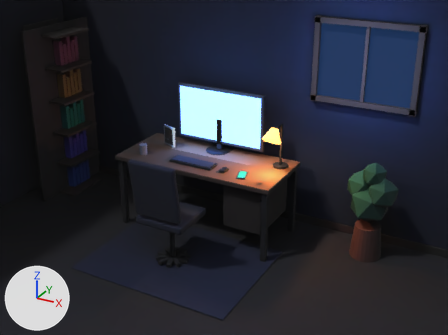
The glTF model public/models/sala.glb, before and after one commit.
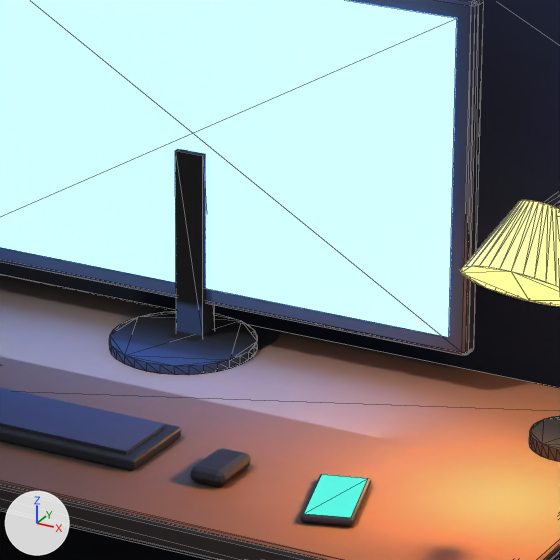
There are two pictures of each version: one from a camera (50 mm lens) standing at (2.892, -3.851, 3.159) and looking at (0.129, 1.171, 0.648), one close up on the part from 42% to 62% of the width and 29% to 55% of the height. The axes (+X, +Y, +Z) are drawn at lower left. The lights are the same throughout. The last two pictures show the newer version. The close-ups show mesh edges as thin lines. Where no turn or scale is listed for an object, it has been applied to the vertices. Vertices at exactly the same position are counted once.

Objects in the first close-up: 'acessorios', 'celular_tela', 'cupula', 'luminaria', 'mesa', 'monitor', 'monitor_tela', 'paredes' and 1 more.
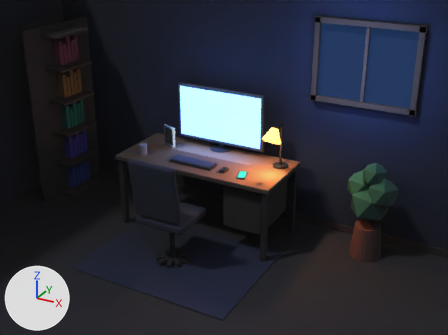
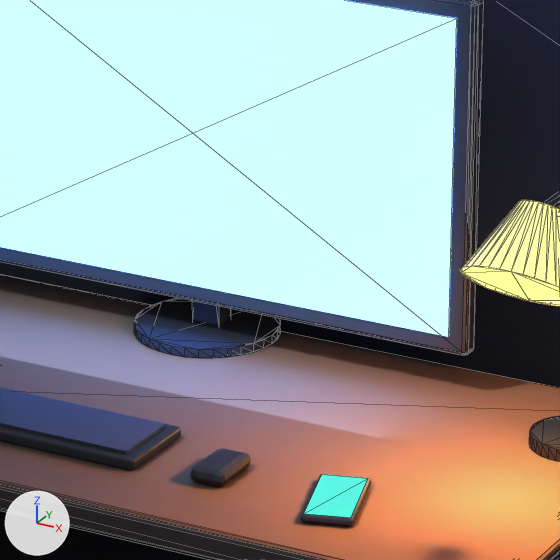
Where the change shows, as pixel boxes [x1, y1, x2, y2] in the close-ups (560 x 560 px; the box of a moved part takes in the faces that stretch with it):
'monitor', reshaped
    before: [0, 0, 484, 375]
    after: [0, 0, 484, 358]
part 1 of me_cubo_018, moved or reshaped
    before: [109, 311, 257, 375]
    after: [134, 298, 280, 358]
part 2 of me_cubo_018, moved or reshaped
    before: [175, 149, 215, 337]
    after: [192, 301, 231, 326]

Diff of the bpy script that builds the scene:
```diff
--- a/public/models/sala.glb.py
+++ b/public/models/sala.glb.py
@@ me_cubo_018 @@
 # used by ob_monitor; location = (0.0, 1.33, 1.12)
-me_cubo_018.from_pydata(...)  # 128 vertices, 244 faces; spans x -0.49..0.49, y -0.17..0.07, z -0.355..0.29
+me_cubo_018.from_pydata(...)  # 128 vertices, 244 faces; spans x -0.49..0.49, y -0.09..0.15, z -0.355..0.29
+# me_cubo_018 part 1: the loose piece of 64 vertices spanning x -0.12..0.12, y -0.17..0.07, z -0.355..-0.34 is moved by (0.0, 0.08, 0.0)
+# me_cubo_018 part 2: the loose piece of 8 vertices spanning x -0.025..0.025, y -0.03..0.01, z -0.35..-0.03 is moved by (0.0, 0.055, 0.0)
 me_cubo_018.materials.append(mat_baked_monitor)
```
